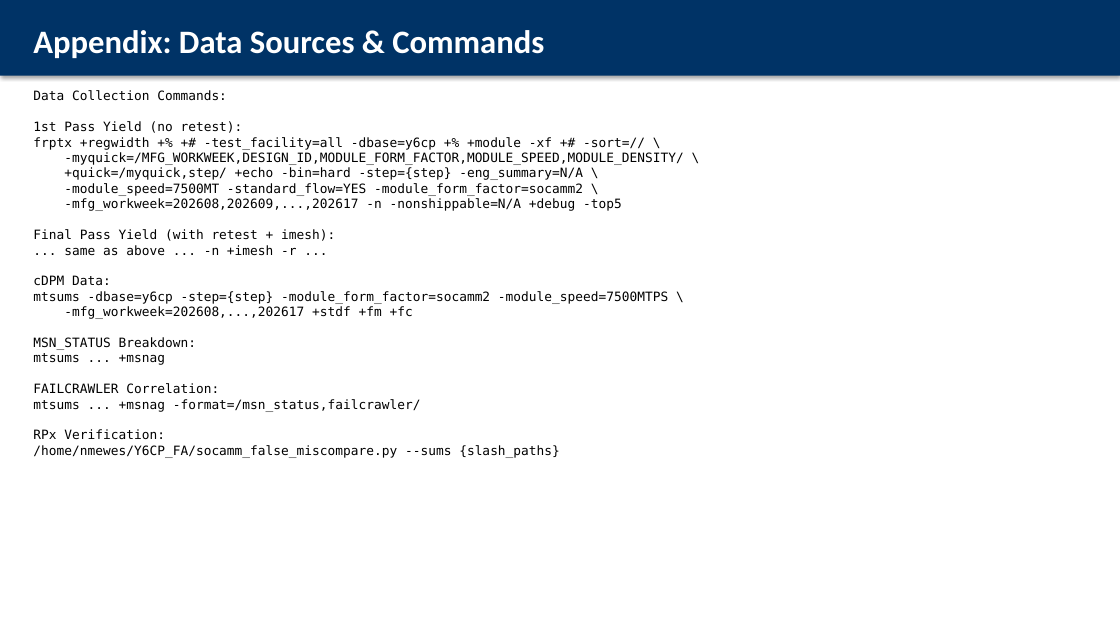
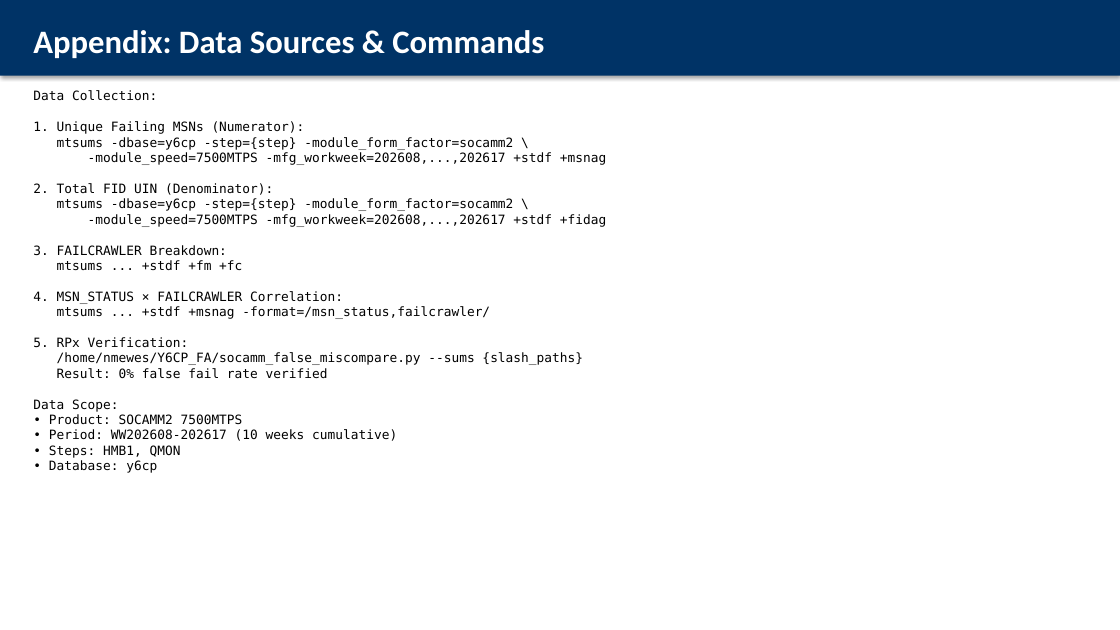
Before and after one commit to ASEGARAN/MODULE_YIELD_DASHBOARD, a slide deck: slide 9 of Y6CP_cDPM_Recovery_VP_Readout_SOCAMM2_7500MT.pptx (slide 10 before the commit). Drawn at 1120x630 pixels with LibreOffice and Linux fonts; fonts in the diff are those of the drawing. Boxes give left, top, right and bottom in pixels: in the first picture for what was removed or moved away, otherwise in the second. Text is boxed around its words. In the diff, an @@ line names an element or a change of style, - is before the commit and + after.

Commit message:
fix: Update VP readout with Kevin's DPM method and simplified MFG/ENG view
Changes:
- Use Kevin's DPM calculation: (Unique MSNs / Total FID UIN) × 1M
  - HMB1: 500 / 1,881,631 × 1M = 265.73 DPM
  - QMON: 292 / 1,527,576 × 1M = 191.15 DPM

- Replace confusing 1st pass vs final pass yield comparison with
  simple MFG vs ENG view table showing:
  - MFG View: Yield % (what manufacturing sees)
  - ENG View: cDPM (what engineering sees for customer risk)

- Key message: MFG sees 97.1% yield, ENG sees 456.9 cDPM total risk
  → After recovery: 157.9 cDPM customer-facing (65% recovery)

Slides:
1. Title
2. Executive Summary
3. MFG vs ENG View (simplified bridge)
4. DPM Calculation Methodology (Kevin's method)
5. Top FAILCRAWLERs by DPM
6. Recovery Type Assignments
7. Recovery Summary Table
8. DPM Waterfall Chart
9. Appendix: Data Sources

```diff
--- a/Y6CP_cDPM_Recovery_VP_Readout_SOCAMM2_7500MT.pptx
+++ b/Y6CP_cDPM_Recovery_VP_Readout_SOCAMM2_7500MT.pptx
@@ text at box(33, 90, 606, 473): text changed @@
-Data Collection Commands:
-1st Pass Yield (no retest):
-frptx +regwidth +% +# -test_facility=all -dbase=y6cp +% +module -xf +# -sort=// \
--myquick=/MFG_WORKWEEK,DESIGN_ID,MODULE_FORM_FACTOR,MODULE_SPEED,MODULE_DENSITY/ \
-+quick=/myquick,step/ +echo -bin=hard -step={step} -eng_summary=N/A \
--module_speed=7500MT -standard_flow=YES -module_form_factor=socamm2 \
--mfg_workweek=202608,202609,...,202617 -n -nonshippable=N/A +debug -top5
-Final Pass Yield (with retest + imesh):
-... same as above ... -n +imesh -r ...
-cDPM Data:
-mtsums -dbase=y6cp -step={step} -module_form_factor=socamm2 -module_speed=7500MTPS \
--mfg_workweek=202608,...,202617 +stdf +fm +fc
-MSN_STATUS Breakdown:
-mtsums ... +msnag
-FAILCRAWLER Correlation:
-mtsums ... +msnag -format=/msn_status,failcrawler/
-RPx Verification:
-/home/nmewes/Y6CP_FA/socamm_false_miscompare.py --sums {slash_paths}
+Data Collection:
+1. Unique Failing MSNs (Numerator):
+mtsums -dbase=y6cp -step={step} -module_form_factor=socamm2 \
+-module_speed=7500MTPS -mfg_workweek=202608,...,202617 +stdf +msnag
+2. Total FID UIN (Denominator):
+mtsums -dbase=y6cp -step={step} -module_form_factor=socamm2 \
+-module_speed=7500MTPS -mfg_workweek=202608,...,202617 +stdf +fidag
+3. FAILCRAWLER Breakdown:
+mtsums ... +stdf +fm +fc
+4. MSN_STATUS × FAILCRAWLER Correlation:
+mtsums ... +stdf +msnag -format=/msn_status,failcrawler/
+5. RPx Verification:
+/home/nmewes/Y6CP_FA/socamm_false_miscompare.py --sums {slash_paths}
+Result: 0% false fail rate verified
+Data Scope:
+• Product: SOCAMM2 7500MTPS
+• Period: WW202608-202617 (10 weeks cumulative)
+• Steps: HMB1, QMON
+• Database: y6cp
```
Also in this commit, not shown: 6 other slides changed, 1 slide added, 2 slides removed.
